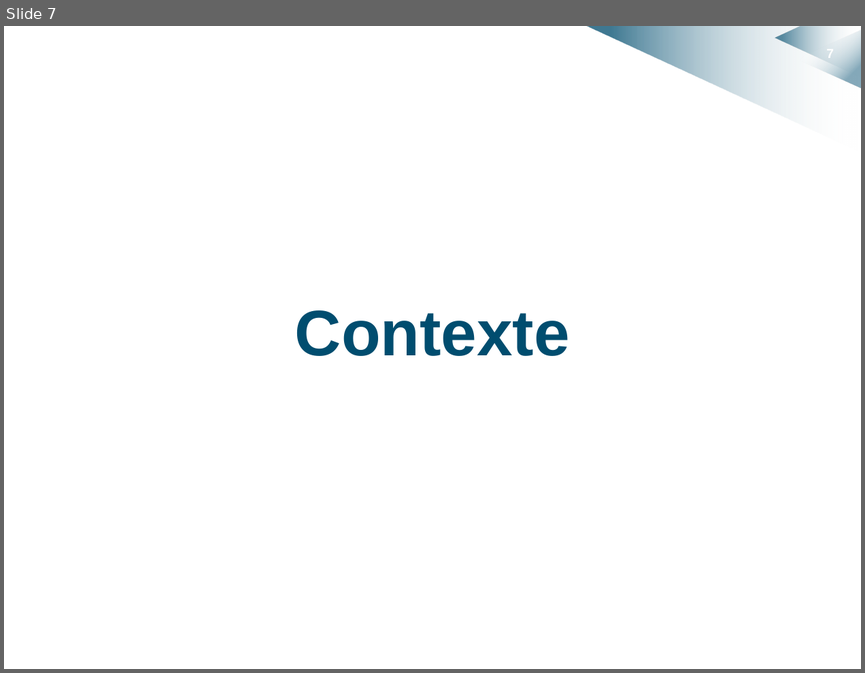
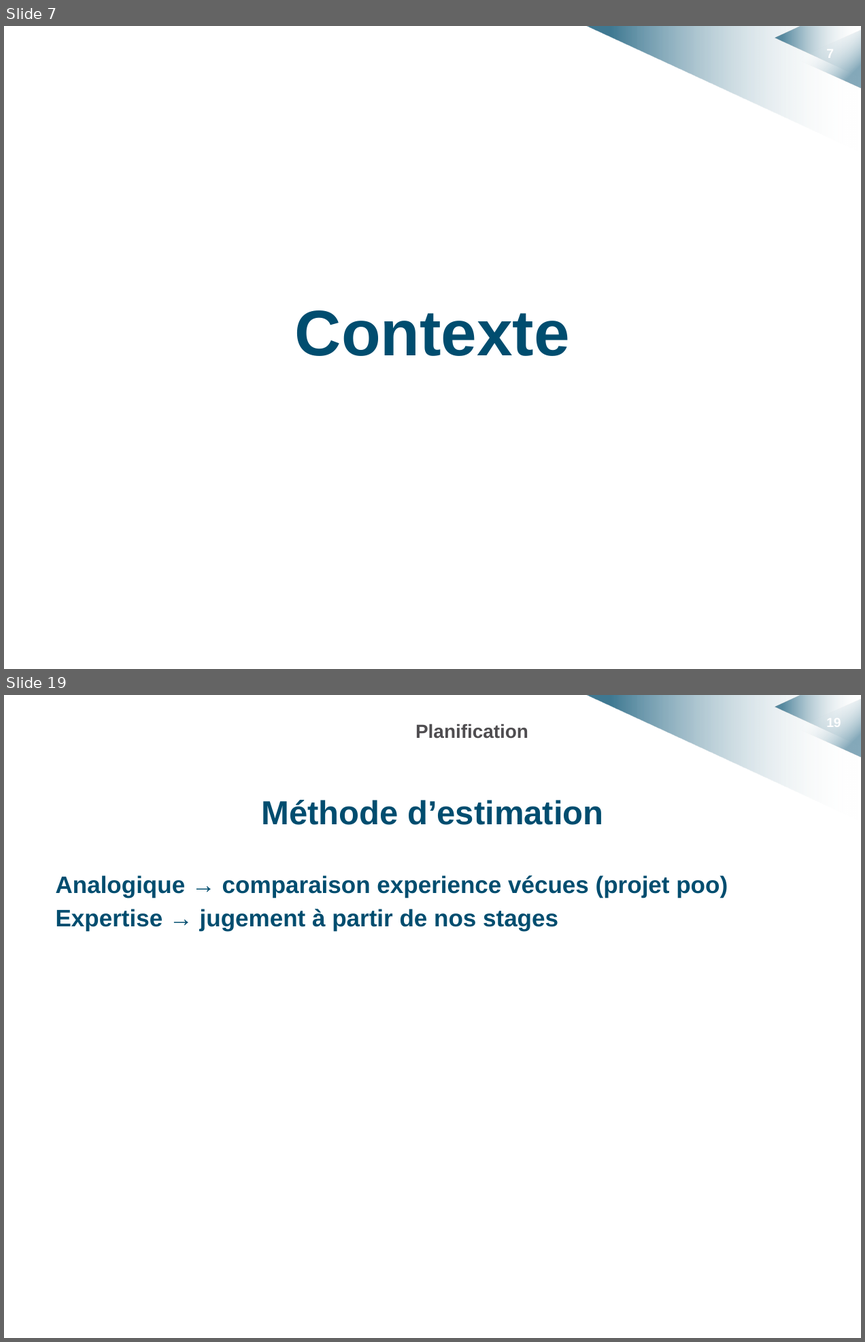
Before and after one commit to HKervadec/korrigolo, a slide deck: soutenances/planification/soutenance_planification.pptx. Shown one above the other, each under a label of ours: slide 7 before the commit, slides 7 and 19 after it; the slides between them are not shown. The pictures are 865x673 and 865x1342 pixels, drawn with LibreOffice and Linux fonts; fonts in the diff are those of the drawing; background and template pictures are left out. Boxes give left, top, right and bottom in pixels: in the first picture for what was removed or moved away, otherwise in the second. Text is boxed around its words. In the diff, an @@ line names an element or a change of style, - is before the commit and + after.

Commit message:
structure ppt planif done

```diff
--- a/soutenances/planification/soutenance_planification.pptx
+++ b/soutenances/planification/soutenance_planification.pptx
@@ slide 19 added at bbox=[4, 695, 861, 1338], background #FFFFFF; not listed: 4 template elements that a slide beside it also shows @@
@@ title added at bbox=[415, 724, 528, 739], 16 pt, text #4F4D50, bold @@
+Planification
@@ text added at bbox=[56, 800, 728, 931], 20 pt, text #004D6F, bold @@
+Méthode d’estimation
+Analogique → comparaison experience vécues (projet poo)
+Expertise → jugement à partir de nos stages
```
Also in this commit, not shown: 5 slides changed, 12 other slides added.
